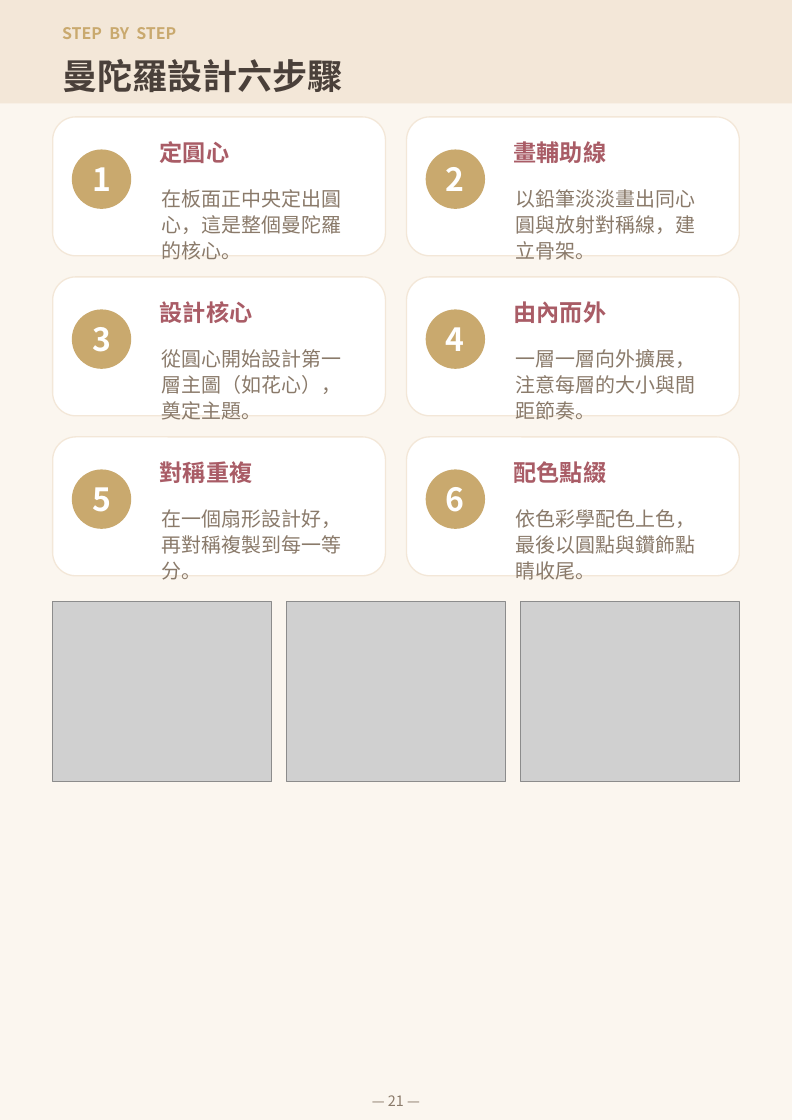
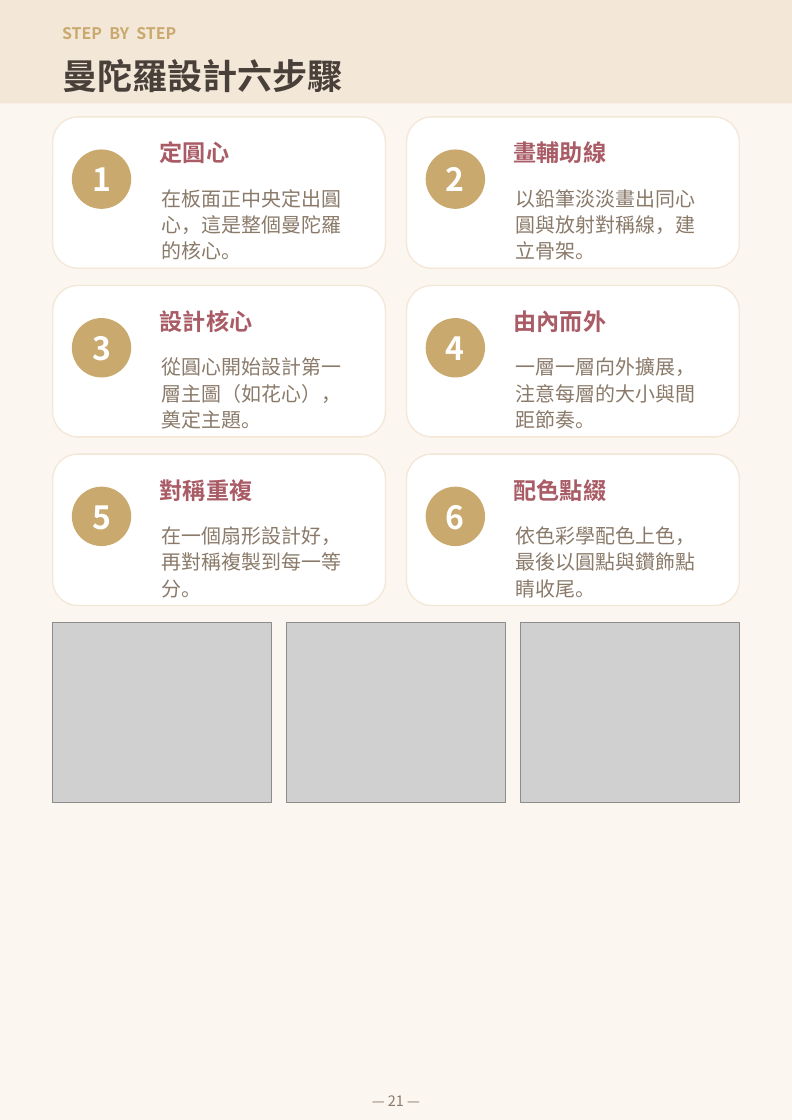
Before and after one commit to serina168/mandala-beginner, a slide deck: slide 21 of mandala_l1_handout.pptx. Drawn at 792x1120 pixels with LibreOffice and Linux fonts; fonts in the diff are those of the drawing; grey boxes stand for pictures; background and template pictures are left out. Boxes give left, top, right and bottom in pixels: in the first picture for what was removed or moved away, otherwise in the second. Text is boxed around its words. In the diff, an @@ line names an element or a change of style, - is before the commit and + after.

```diff
--- a/mandala_l1_handout.pptx
+++ b/mandala_l1_handout.pptx
@@ rounded rectangle resized from (x1=53, y1=117, x2=386, y2=256) to (x1=53, y1=117, x2=386, y2=268) @@
@@ rounded rectangle resized from (x1=407, y1=117, x2=740, y2=256) to (x1=407, y1=117, x2=740, y2=268) @@
@@ rounded rectangle resized from (x1=53, y1=277, x2=386, y2=416) to (x1=53, y1=285, x2=386, y2=437) @@
@@ rounded rectangle resized from (x1=407, y1=277, x2=740, y2=416) to (x1=407, y1=285, x2=740, y2=437) @@
@@ 4 texts, 2 ellipses moved together from (x1=72, y1=301, x2=607, y2=369) to (x1=72, y1=310, x2=607, y2=377) @@
@@ text "從圓心開始設計第一層主圖（如花心），奠定主題。" moved from (x1=162, y1=349, x2=342, y2=420) to (x1=162, y1=357, x2=342, y2=429) @@
@@ text "一層一層向外擴展，注意每層的大小與間距節奏。" moved from (x1=516, y1=349, x2=696, y2=420) to (x1=516, y1=357, x2=696, y2=429) @@
@@ rounded rectangle resized from (x1=53, y1=437, x2=386, y2=576) to (x1=53, y1=454, x2=386, y2=605) @@
@@ rounded rectangle resized from (x1=407, y1=437, x2=740, y2=576) to (x1=407, y1=454, x2=740, y2=605) @@
@@ 4 texts moved together from (x1=92, y1=461, x2=607, y2=512) to (x1=92, y1=479, x2=607, y2=530) @@
@@ 3 pictures, 2 ellipses moved together from (x1=53, y1=469, x2=739, y2=781) to (x1=53, y1=487, x2=739, y2=803) @@
@@ text "在一個扇形設計好，再對稱複製到每一等分。" moved from (x1=162, y1=509, x2=342, y2=580) to (x1=162, y1=526, x2=342, y2=598) @@
@@ text "依色彩學配色上色，最後以圓點與鑽飾點睛收尾。" moved from (x1=516, y1=509, x2=696, y2=580) to (x1=516, y1=526, x2=696, y2=598) @@
```
Also in this commit, not shown: 2 other slides changed, 1 other file.
